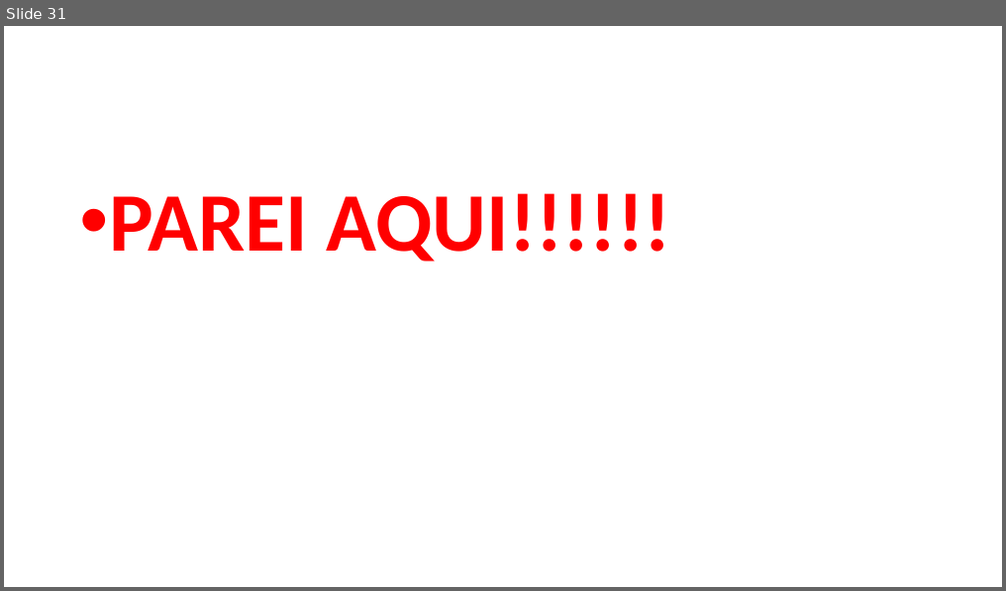
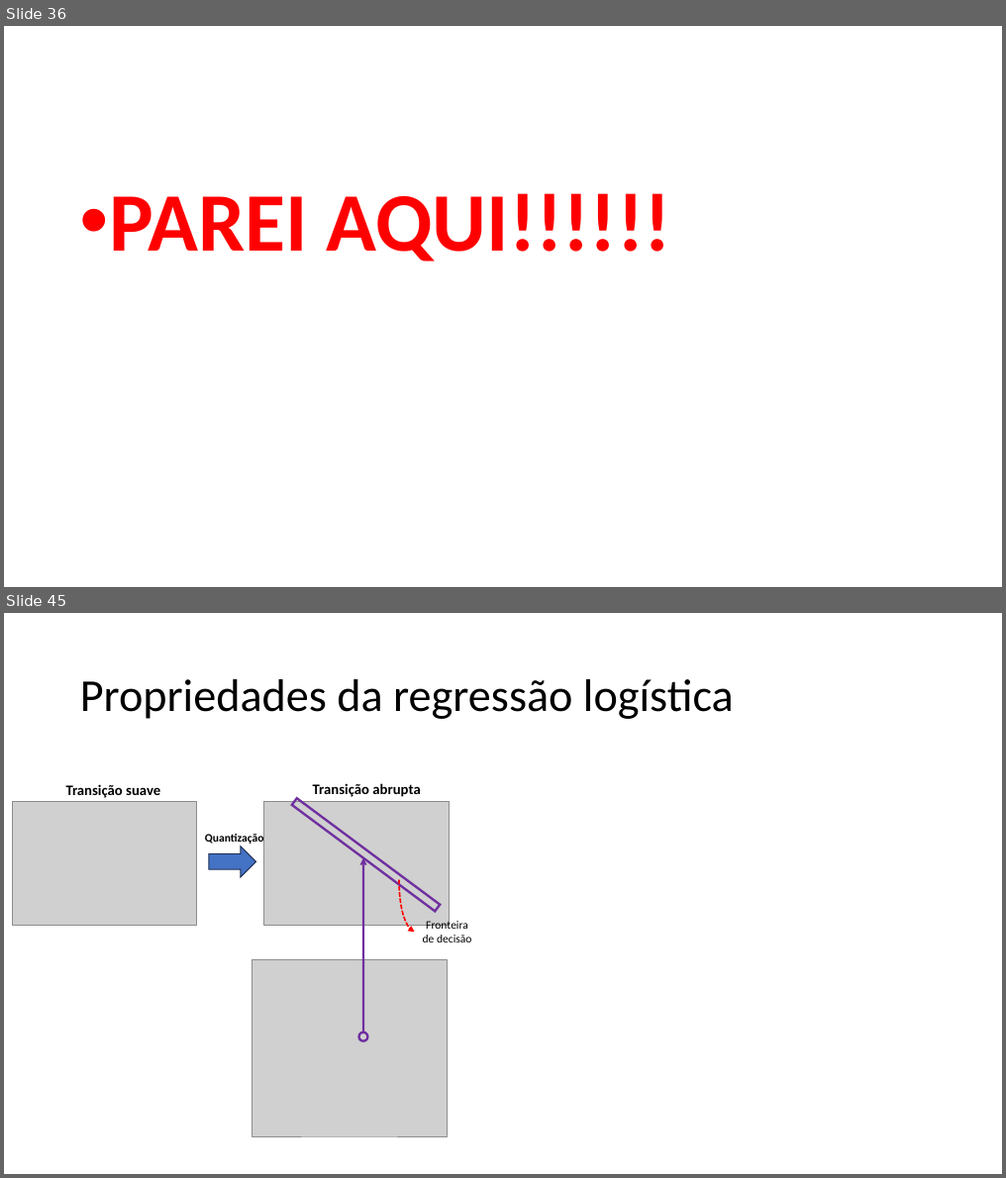
Before and after one commit to zz4fap/c24_inteligencia_artificial, a slide deck: slides/C24_Classificação.pptx. Shown one above the other, each under a label of ours: slide 31 before the commit, slides 36 and 45 after it; the slides between them are not shown. The pictures are 1006x591 and 1006x1178 pixels, drawn with LibreOffice and Linux fonts; fonts in the diff are those of the drawing; grey boxes stand for pictures. Boxes give left, top, right and bottom in pixels: in the first picture for what was removed or moved away, otherwise in the second. Text is boxed around its words. In the diff, an @@ line names an element or a change of style, - is before the commit and + after.

```diff
--- a/slides/C24_Classificação.pptx
+++ b/slides/C24_Classificação.pptx
@@ slide 45 added at [4,613,1002,1174], background #FFFFFF @@
@@ title added at [80,679,734,719], 44 pt, text #000000 @@
+Propriedades da regressão logística
@@ text added at [66,784,160,798], 14 pt, text #000000, bold @@
+Transição suave
@@ text added at [313,783,420,797], 14 pt, text #000000, bold @@
+Transição abrupta
@@ picture added at [12,802,196,925] @@
@@ picture added at [263,802,449,925] @@
@@ rectangle added at [292,799,440,912], outline #7030A0 2.25 pt @@
@@ text added at [205,833,264,846], 11 pt, text #000000, bold @@
+Quantização
@@ right arrow added at [209,847,256,877], fill #4472C4, outline #1E3256 1 pt @@
@@ arrow added from (363, 1033) to (363, 859), #7030A0 2.25 pt @@
@@ curved arrow added from (399, 880) to (414, 932), #FF0000 1.5 pt dashed @@
@@ text added at [423,920,472,943], 11 pt, text #000000 @@
+Fronteira de decisão
@@ picture added at [252,960,447,1137] @@
@@ ellipse added at [358,1033,368,1042], outline #7030A0 2.25 pt @@
@@ what was slide 31 is now slide 36 @@
```
Also in this commit, not shown: 32 other slides added.
